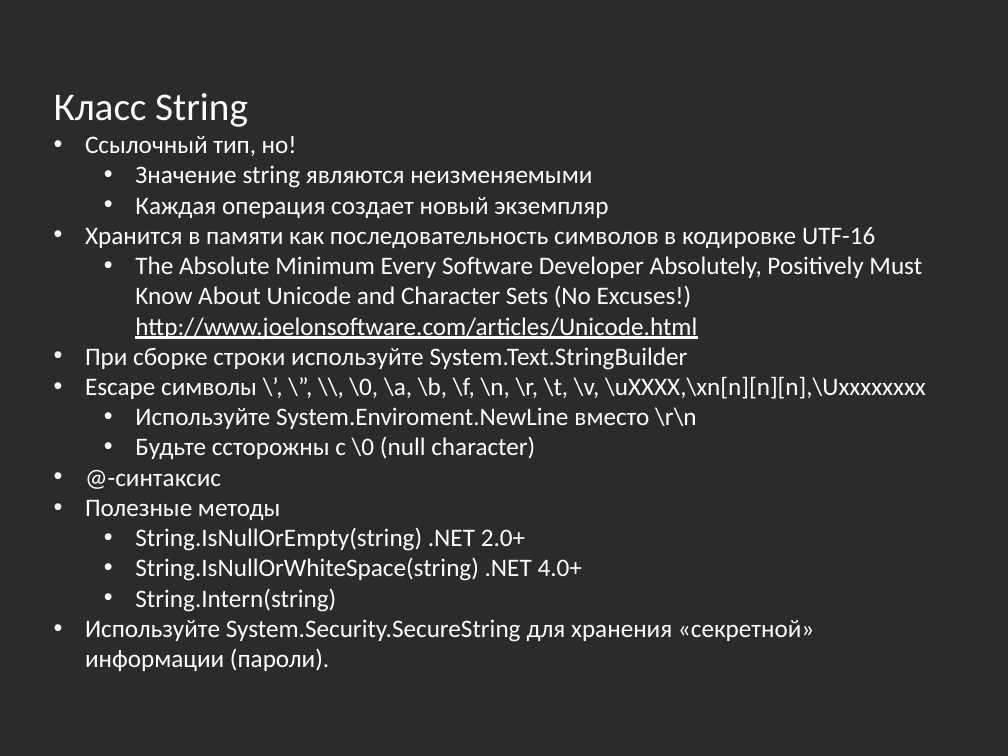
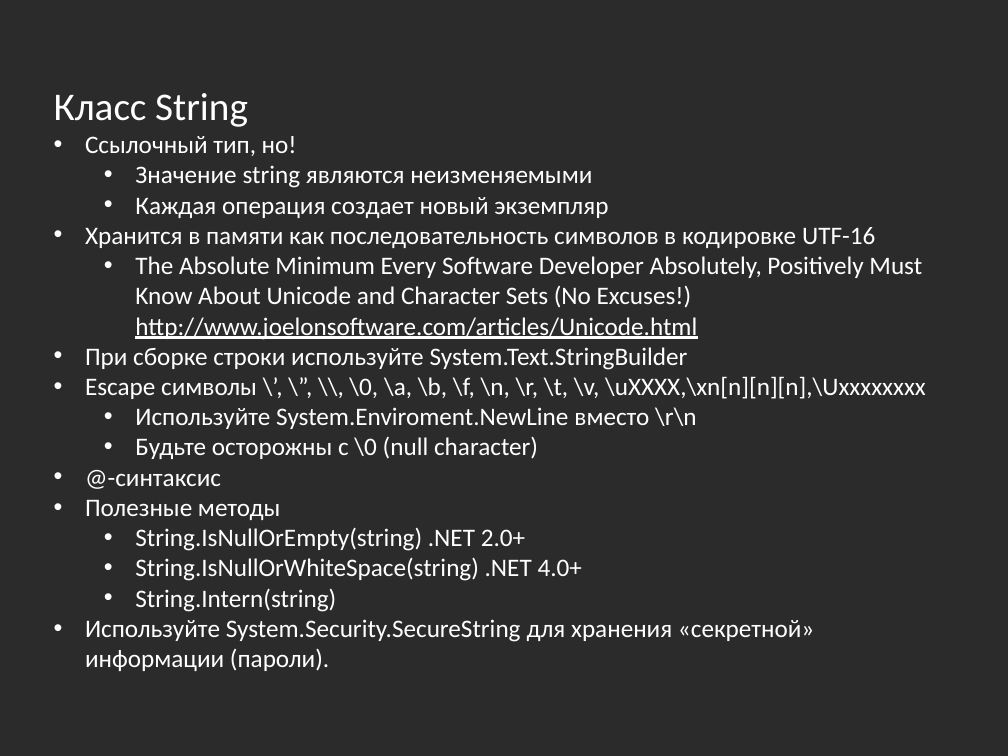
Before and after one commit to bazile/Training, a slide deck: slide 19 of Presentation/lesson-01.pptx. Drawn at 1008x756 pixels with LibreOffice and Linux fonts; fonts in the diff are those of the drawing; background and template pictures are left out; a plain dark background stands for a picture behind light text. Boxes give left, top, right and bottom in pixels: in the first picture for what was removed or moved away, otherwise in the second. Text is boxed around its words. In the diff, an @@ line names an element or a change of style, - is before the commit and + after.

Commit message:
Fixed typo

```diff
--- a/Presentation/lesson-01.pptx
+++ b/Presentation/lesson-01.pptx
@@ text at [135, 436, 538, 459]: text changed @@
-  • Будьте ссторожны с \0 (null character)
+  • Будьте осторожны с \0 (null character)
```
